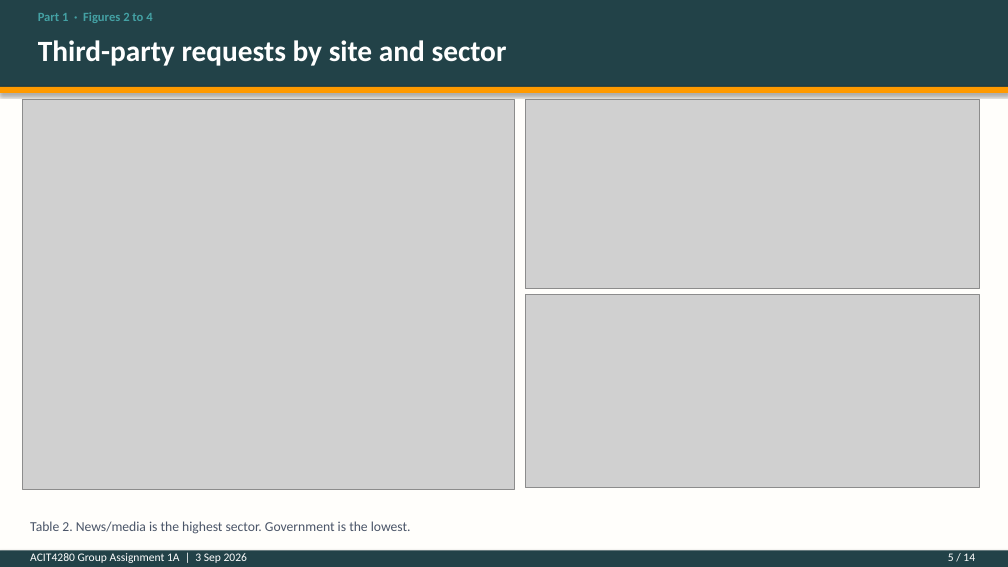
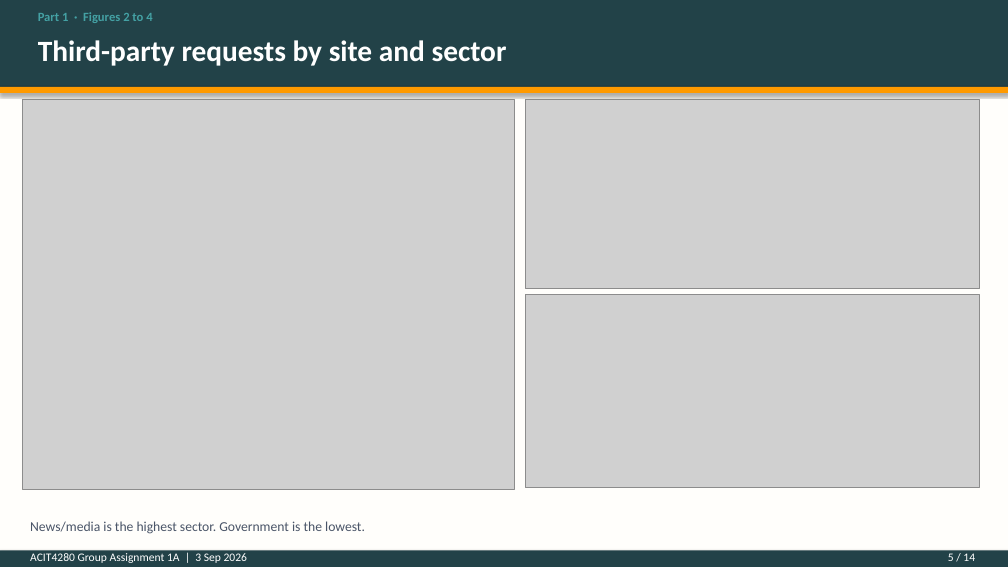
Before and after one commit to kasa031/Bacheloroppgave, a slide deck: slide 5 of ACIT4280_1A_presentation.pptx. Drawn at 1008x567 pixels with LibreOffice and Linux fonts; fonts in the diff are those of the drawing; grey boxes stand for pictures. Boxes give left, top, right and bottom in pixels: in the first picture for what was removed or moved away, otherwise in the second. Text is boxed around its words. In the diff, an @@ line names an element or a change of style, - is before the commit and + after.

```diff
--- a/ACIT4280_1A_presentation.pptx
+++ b/ACIT4280_1A_presentation.pptx
@@ text at (x1=30, y1=521, x2=365, y2=534): text changed @@
-Table 2. News/media is the highest sector. Government is the lowest.
+News/media is the highest sector. Government is the lowest.
```
Also in this commit, not shown: 4 other slides changed, 4 other files.
